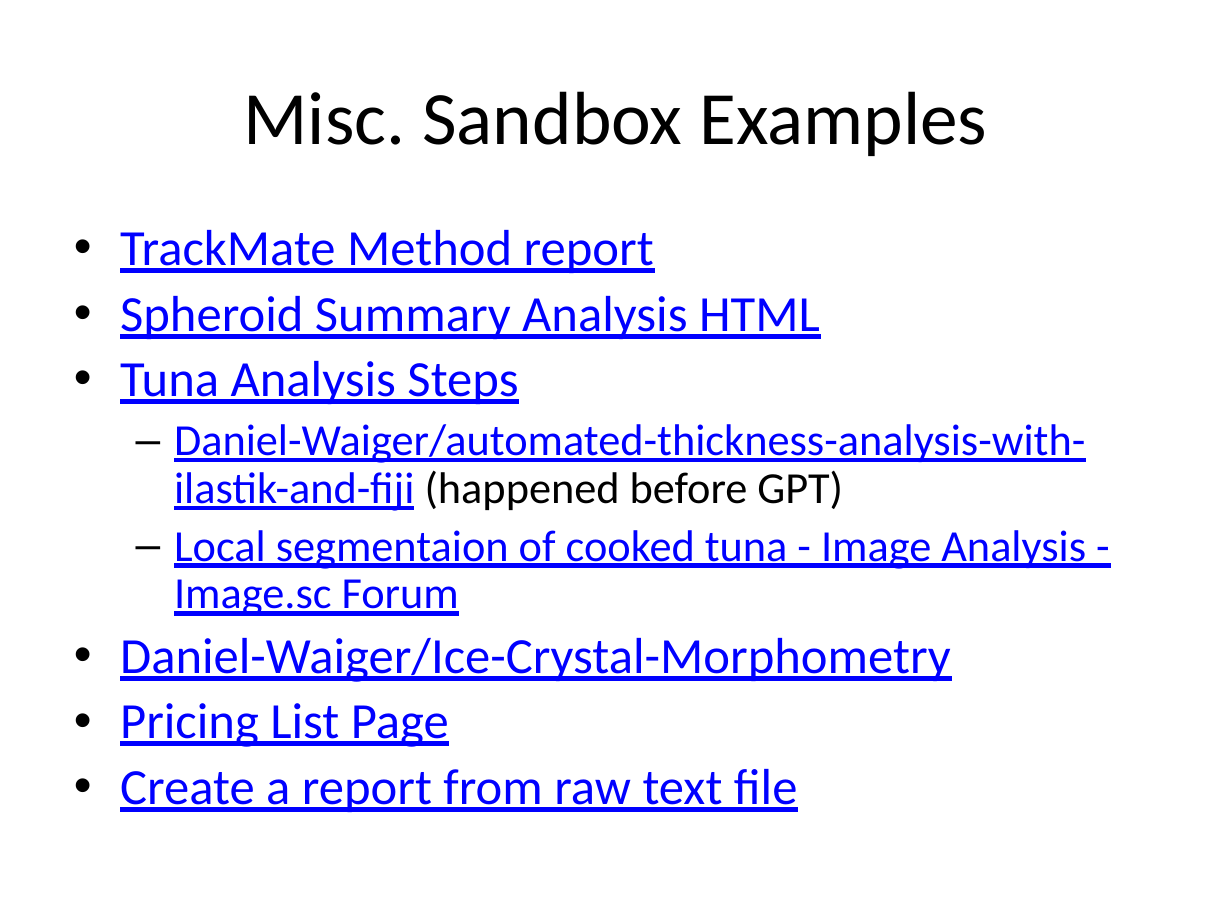
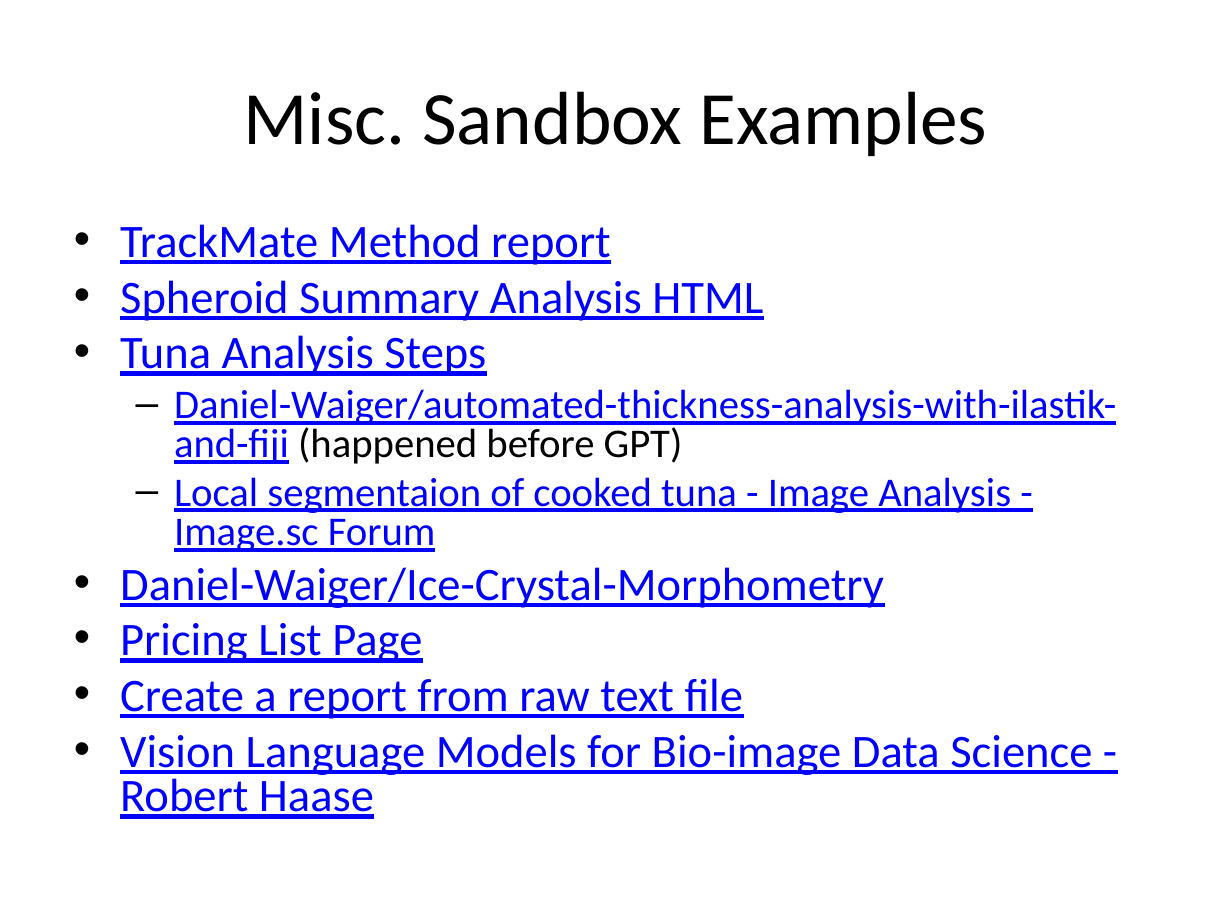
Before and after one commit to Daniel-Waiger/2025-GloBIAS-CNR-Naples-Fiji-for-Absolute-Beginners, a slide deck: slide 12 of Day2_Tuesday_July_8/01_AI_Macro_Automation/chatGPT_Materials/Enhancing_Image_Analysis_Communication_with_ChatGPT_with_Speaker_Notes.pptx. Drawn at 1232x924 pixels with LibreOffice and Linux fonts; fonts in the diff are those of the drawing. Boxes give left, top, right and bottom in pixels: in the first picture for what was removed or moved away, otherwise in the second. Text is boxed around its words. In the diff, an @@ line names an element or a change of style, - is before the commit and + after.

```diff
--- a/Day2_Tuesday_July_8/01_AI_Macro_Automation/chatGPT_Materials/Enhancing_Image_Analysis_Communication_with_ChatGPT_with_Speaker_Notes.pptx
+++ b/Day2_Tuesday_July_8/01_AI_Macro_Automation/chatGPT_Materials/Enhancing_Image_Analysis_Communication_with_ChatGPT_with_Speaker_Notes.pptx
@@ text at [120, 224, 1116, 719]: size 29.6 to 27.2 pt in "TrackMate Method report", "Spheroid Summary Analysis HTML", "Tuna Analysis Steps", "Daniel-Waiger/Ice-Crystal-Morphometry" and 2 more places; size 25.9 to 23.8 pt in "Daniel-Waiger/automated-thickness-analysis-with-ilastik-and- ...", "Local segmentaion of cooked tuna - Image ..."; line spacing 0.9 to 0.8 @@
@@ text at [120, 734, 1092, 819]: paragraph added @@
+• Vision Language Models for Bio-image Data Science - Robert Haase
```
